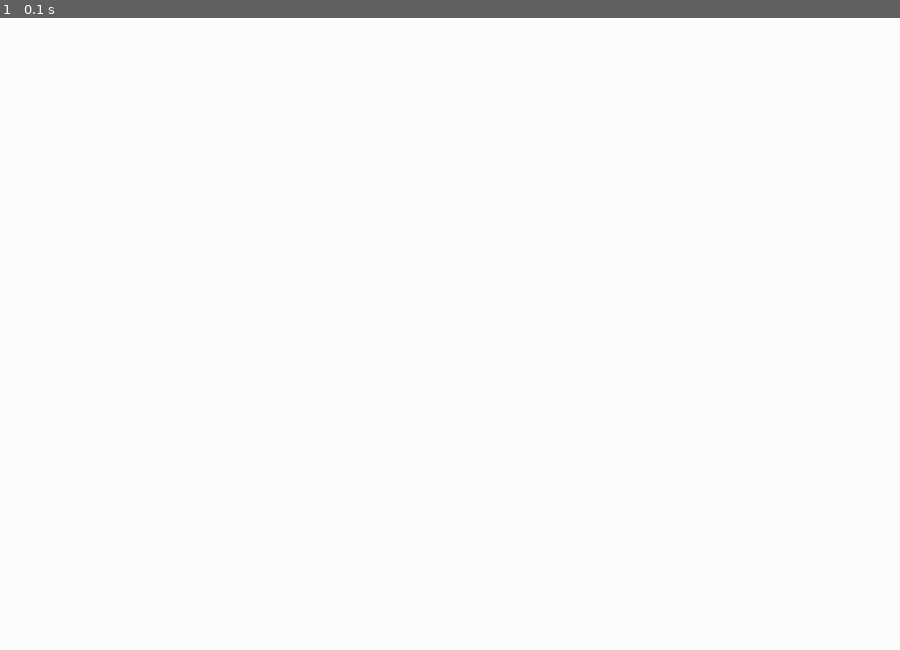
Above: before the commit, frame 1.
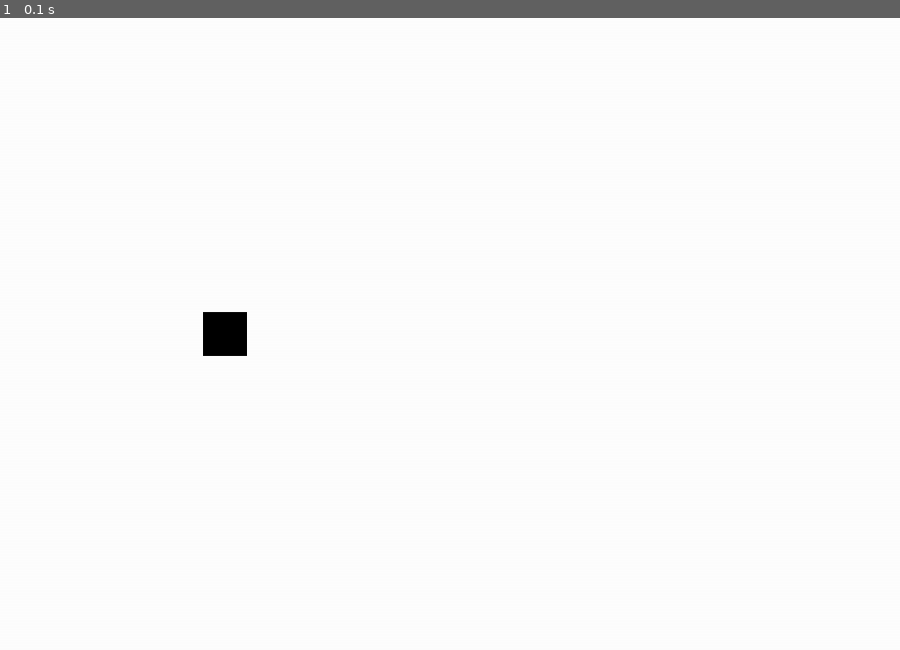
Above: after the commit, the same moment.

Repository: MarcoFAlbanese/PYGAME-24.1-Grupo-MAT
Game: pygame game, started from Game.py
Same seed, same stepped clock (60 frames per second), same inputs: the game is played once before the commit and once after it.
Inputs:
- Up to frame 1 (0.1 s): no input

The runs differ from the first frame. In frame 1, 0.3% of the frame differs, in the area x 22-28%, y 46-54%.

Commit message:
Criação da classe player

Diff:
--- a/Game.py
+++ b/Game.py
@@ -5,11 +5,30 @@
 pygame.init()
 
 # ----- Gera tela principal
-window = pygame.display.set_mode((1024, 720))
+WIDTH = 1024
+HEIGHT = 720
+window = pygame.display.set_mode((WIDTH, HEIGHT))
 pygame.display.set_caption('Passeio de Jetpack')
 
 # ----- Inicia estruturas de dados
+BLACK = (0,0,0)
 game = True
+class Player (pygame.sprite.Sprite):
+    def __init__(self):
+        pygame.sprite.Sprite.__init__(self)
+        self.image = pygame.Surface((50,50))
+        self.image.fill(BLACK)
+        self.rect = self.image.get_rect()
+        self.rect.centerx = WIDTH//4
+        self.rect.centery = HEIGHT//2
+
+#lista com todos sprites
+all_sprites = pygame.sprite.Group()
+
+#adiciona o player na lista de sprites
+player = Player()
+all_sprites.add(player)
+
 
 # ===== Loop principal =====
 while game:
@@ -20,7 +39,10 @@
             game = False
 
     # ----- Gera saídas
-    window.fill((255, 255, 255))  # Preenche com a cor branca
+    #window.fill((255, 255, 255))  # Preenche com a cor branca
+    window.fill((255, 255, 255))
+    all_sprites.draw(window)
+
 
     # ----- Atualiza estado do jogo
     pygame.display.update()  # Mostra o novo frame para o jogador
